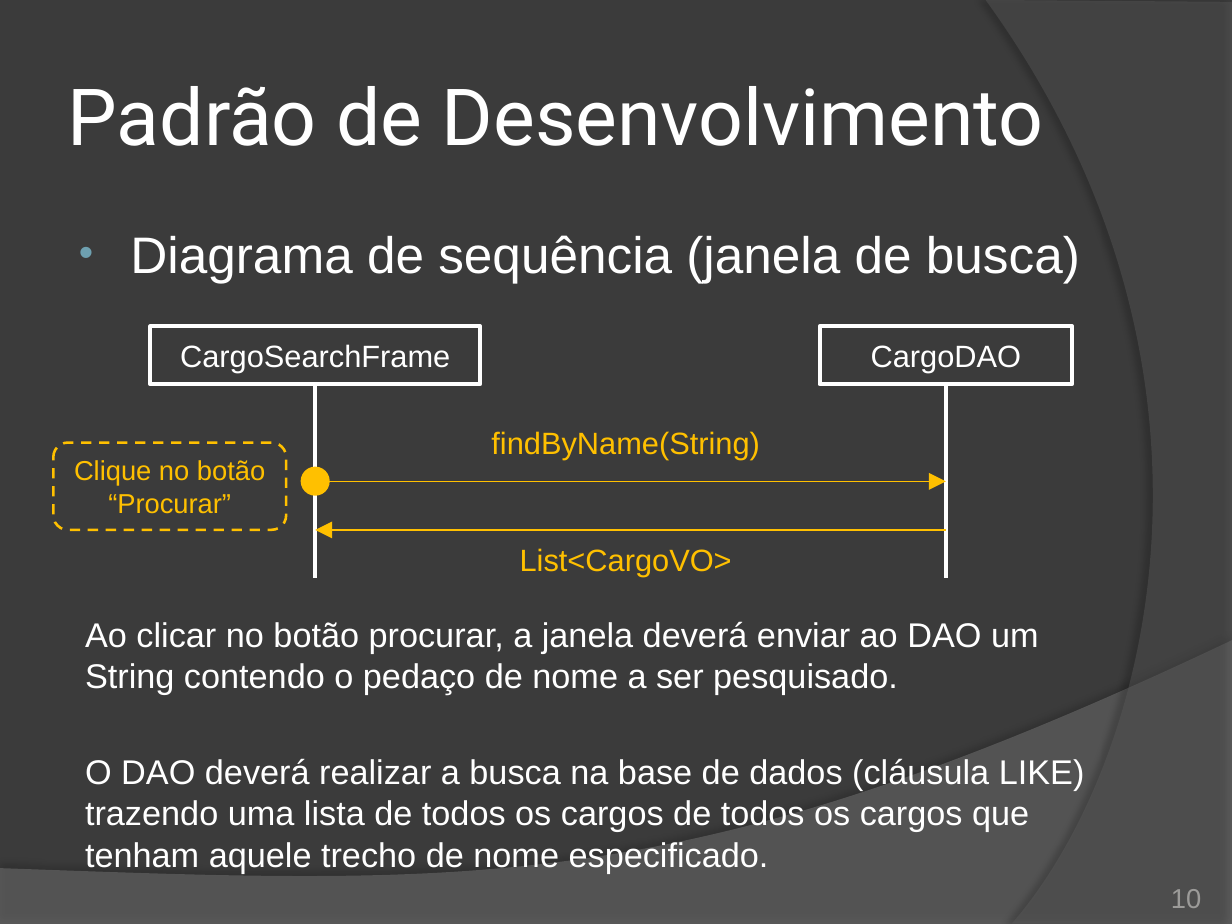
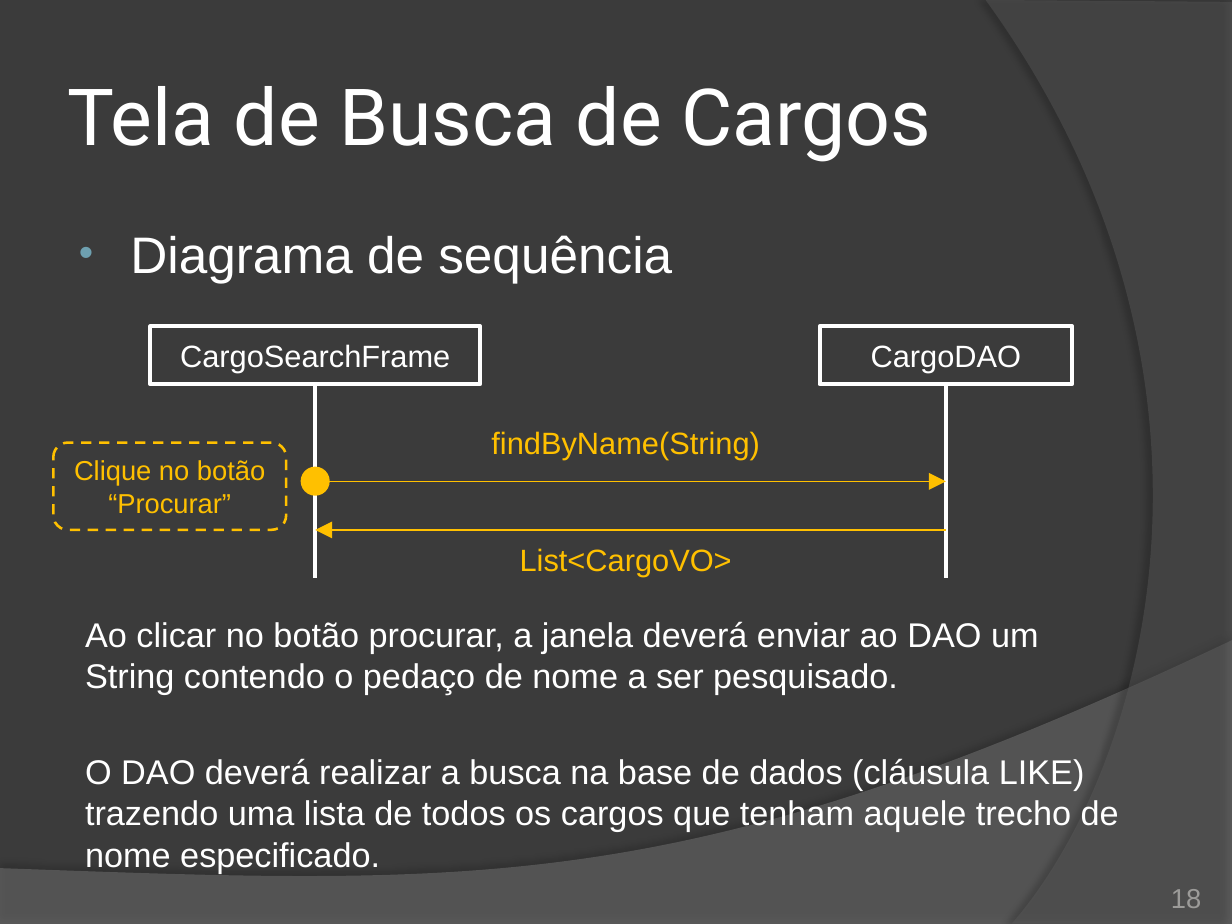
Before and after one commit to duchesqui/slzvieira-training, a slide deck: slide 18 of 2-Java-Programmer-Modulo-II/20.ProjetoFinal.pptx (slide 10 before the commit). Drawn at 1232x924 pixels with LibreOffice and Linux fonts; fonts in the diff are those of the drawing. Boxes give left, top, right and bottom in pixels: in the first picture for what was removed or moved away, otherwise in the second. Text is boxed around its words. In the diff, an @@ line names an element or a change of style, - is before the commit and + after.

```diff
--- a/2-Java-Programmer-Modulo-II/20.ProjetoFinal.pptx
+++ b/2-Java-Programmer-Modulo-II/20.ProjetoFinal.pptx
@@ title at (68, 86, 931, 162): text changed @@
-Padrão de Desenvolvimento
+Tela de Busca de Cargos
@@ text at (130, 235, 672, 283): text changed @@
-• Diagrama de sequência (janela de busca)
+• Diagrama de sequência
@@ text at (85, 758, 1119, 873): text changed @@
-O DAO deverá realizar a busca na base de dados (cláusula LIKE) trazendo uma lista de todos os cargos de todos os cargos que tenham aquele trecho de nome especificado.
+O DAO deverá realizar a busca na base de dados (cláusula LIKE) trazendo uma lista de todos os cargos que tenham aquele trecho de nome especificado.
@@ page number at (1171, 889, 1201, 908): text changed @@
-10
+18
```
Also in this commit, not shown: 6 other slides changed, 1 slide added, 33 other files.
